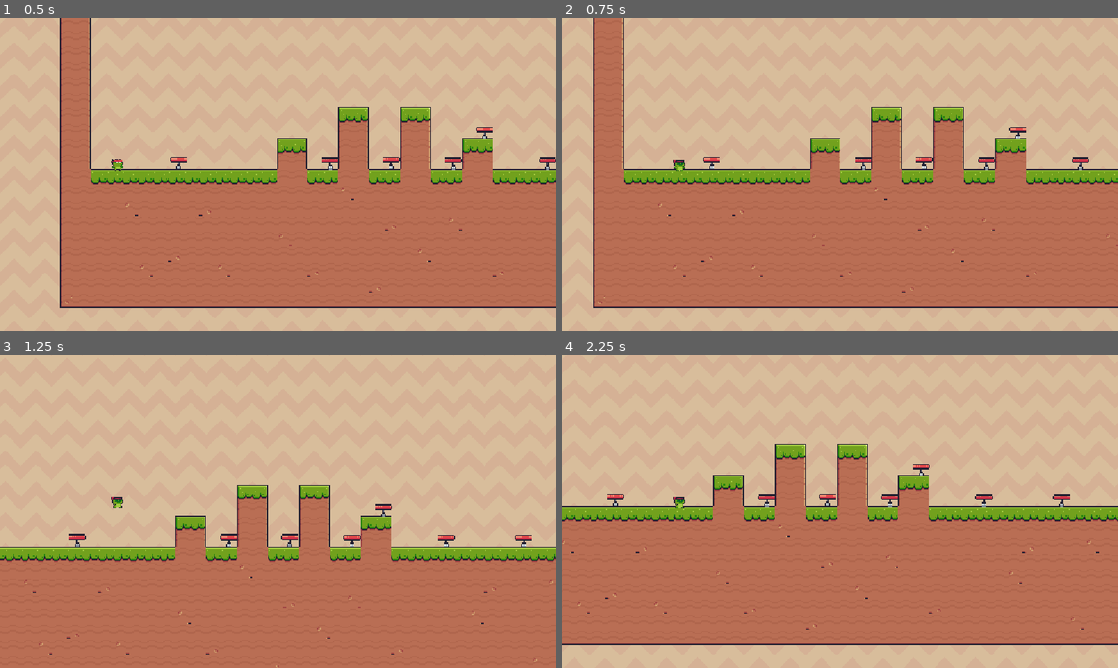
Above: before the commit, frames 1-4 (two rows, left to right).
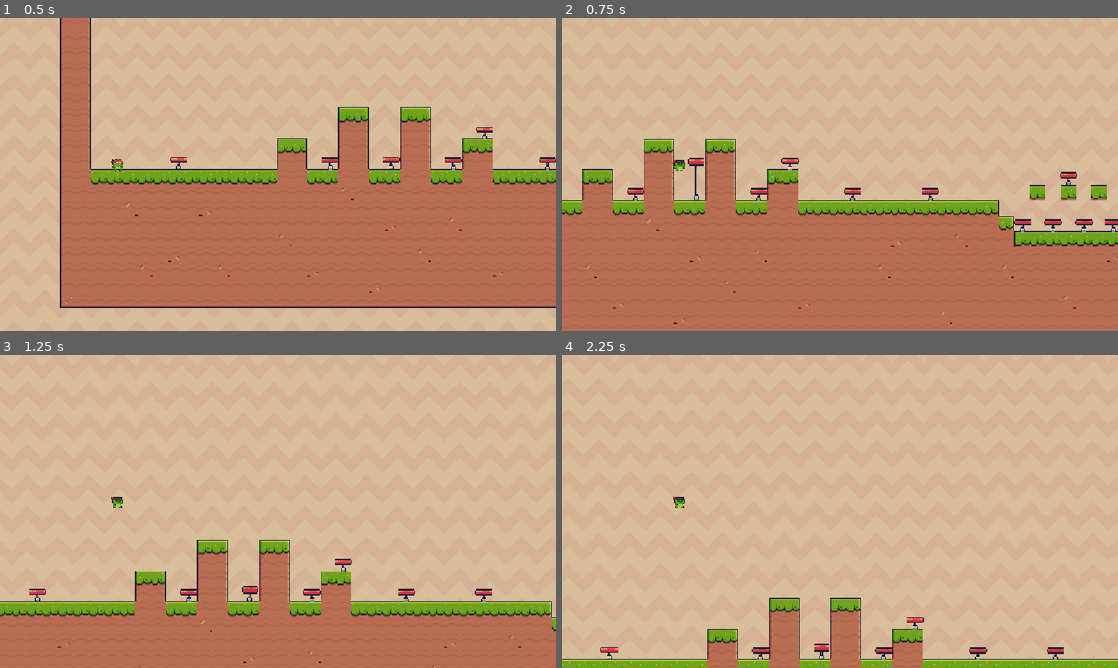
Above: after the commit, the same moments.

Repository: felizhsu0503/platformer-thingy
Game: Godot game, scene res://srcs/assets/level1.tscn
The game is run twice, just before and just after one commit, with the same random seed, the same clock (stepped at 60 frames per second) and the same inputs.
Inputs (mouse positions are in pixels of both pictures, inside the frame that each line leads up to):
- Up to frame 1 (0.5 s): no input
- Up to frame 2 (0.75 s): tap Enter at 0.5 s; move the mouse to (962, 158) at 0.52 s; hold Right (right) from 0.53 s (still down); tap T (secret_awa, bound only after the commit) at 0.6 s
- Up to frame 3 (1.25 s): keep holding Right (right); tap Up (up) at 0.77 s
- Up to frame 4 (2.25 s): move the mouse to (728, 527) at 1.27 s; tap T (secret_awa, bound only after the commit) at 1.35, 2.1 s; tap Up (up) at 1.52 s; move the mouse to (895, 442) at 2.02 s; release Right (right) at 2.03 s; hold Left (left) from 2.03 s (still down)

Frame 1 is identical in both runs. In frame 2, 32% of the frame differs, in the area x 0-100%, y 0-100%; in frame 3, 23%; in frame 4, 52%, in the area x 0-100%, y 28-100%.

Commit message:
lol

Diff:
--- /dev/null
+++ b/end.tscn
@@ -0,0 +1,20 @@
+[gd_scene format=3 uid="uid://c4gau4fp24ref"]
+
+[node name="End" type="Control" unique_id=1555228606]
+layout_mode = 3
+anchors_preset = 0
+
+[node name="ColorRect" type="ColorRect" parent="." unique_id=213358071]
+layout_mode = 0
+offset_left = -136.0
+offset_top = -64.0
+offset_right = 344.0
+offset_bottom = 168.0
+color = Color(0, 0.007843138, 0, 1)
+
+[node name="Label" type="Label" parent="." unique_id=1430392500]
+layout_mode = 0
+offset_right = 40.0
+offset_bottom = 23.0
+text = "THE END
+thanks for playing"
--- a/project.godot
+++ b/project.godot
@@ -48,6 +48,11 @@
 , Object(InputEventKey,"resource_local_to_scene":false,"resource_name":"","device":-1,"window_id":0,"alt_pressed":false …(183 unchanged characters)…
 ]
 }
+secret_awa={
+"deadzone": 0.2,
+"events": [Object(InputEventKey,"resource_local_to_scene":false,"resource_name":"","device":-1,"window_id":0,"alt_pressed":false,"shift_pressed":false,"ctrl_pressed":false,"meta_pressed":false,"pressed":false,"keycode":0,"physical_keycode":84,"key_label":0,"unicode":116,"location":0,"echo":false,"script":null)
+]
+}
 
 [physics]
 
--- a/srcs/assets/main_charater.gd
+++ b/srcs/assets/main_charater.gd
@@ -48,3 +48,7 @@
 		direction.x = 0.0
 
 	move_and_slide()
+
+func _input(event: InputEvent) -> void:
+	if Input.is_action_just_pressed("secret_awa"):
+		global_position = get_global_mouse_position()
